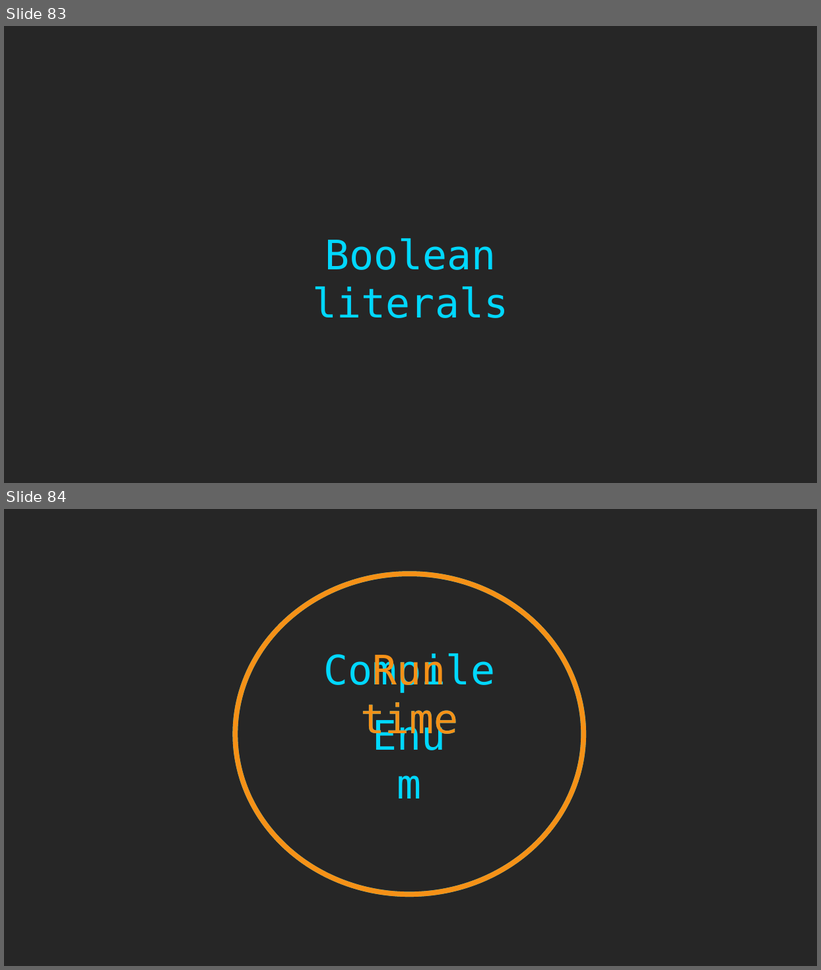
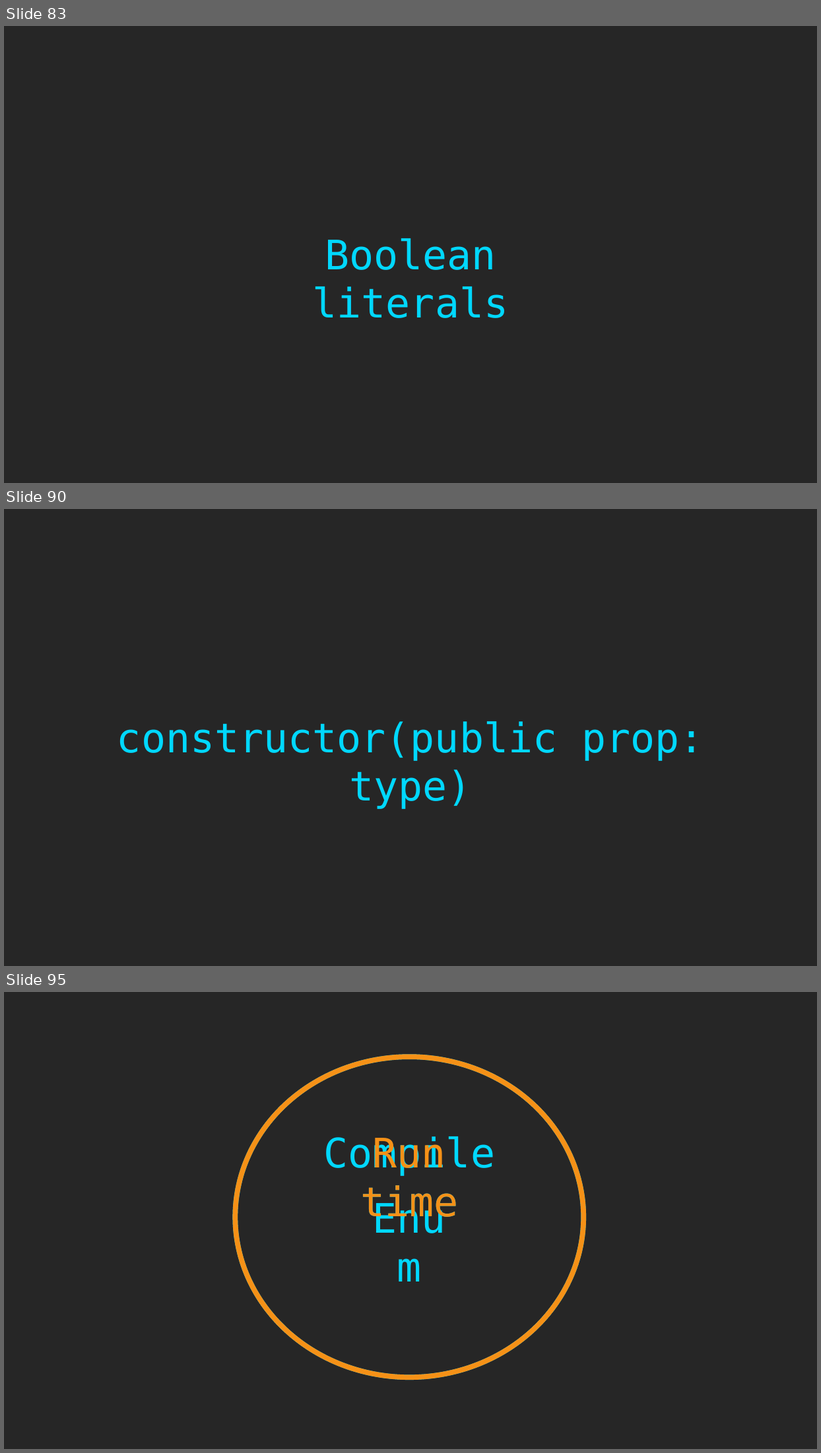
Before and after one commit to rkhaimov/ts-course, a slide deck: Course.pptx. Shown one above the other, each under a label of ours: slides 83 and 84 before the commit, slides 83, 90 and 95 after it; the slides between them are not shown. The pictures are 821x970 and 821x1453 pixels, drawn with LibreOffice and Linux fonts; fonts in the diff are those of the drawing. Boxes give left, top, right and bottom in pixels: in the first picture for what was removed or moved away, otherwise in the second. Text is boxed around its words. In the diff, an @@ line names an element or a change of style, - is before the commit and + after.

```diff
--- a/Course.pptx
+++ b/Course.pptx
@@ slide 90 added at box(4, 509, 817, 966), background #262626 @@
@@ text added at box(117, 722, 704, 809), 48 pt, text #00D8FF @@
+constructor(public prop: type)
@@ what was slide 84 is now slide 95 @@
```
Also in this commit, not shown: 10 other slides added.
